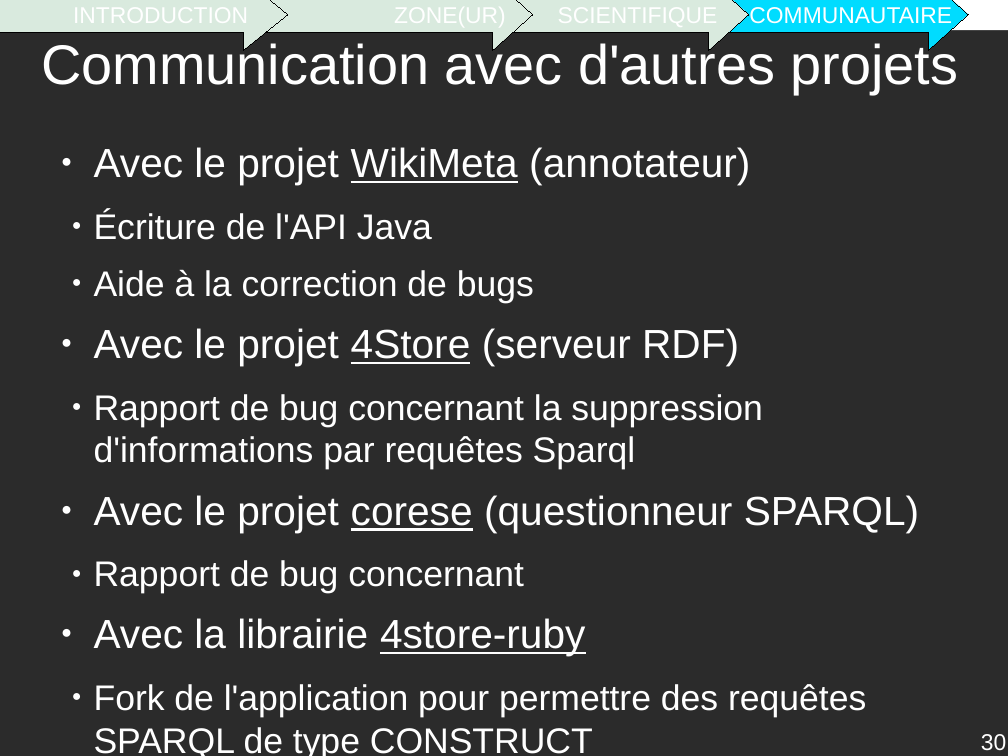
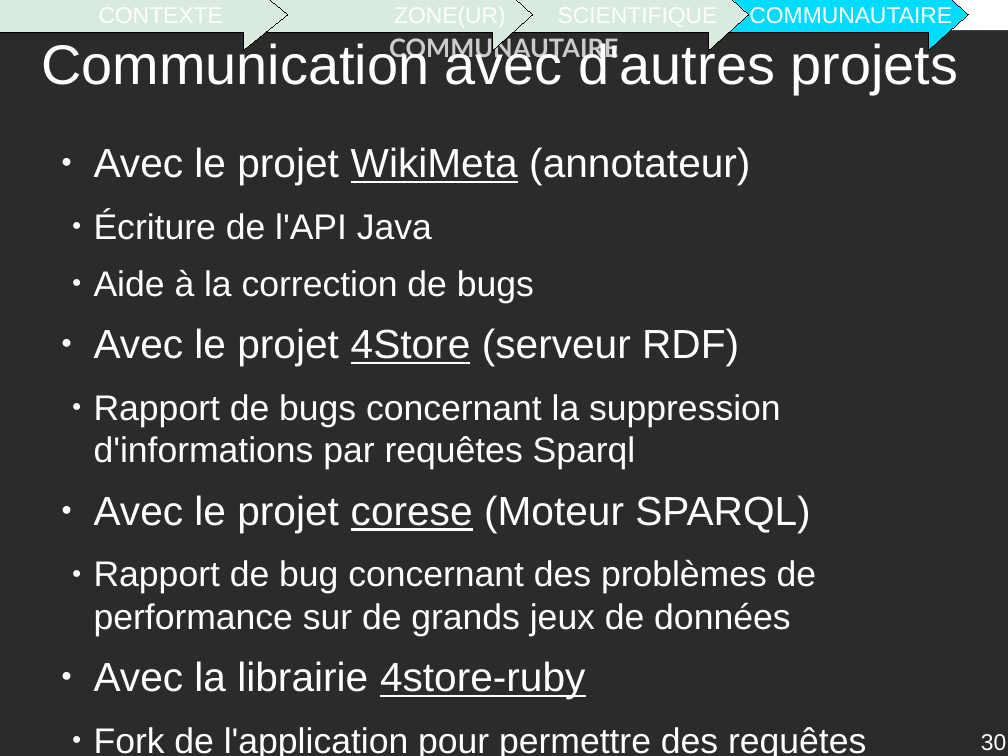
Before and after one commit to descl/ZONE, a slide deck: slide 30 of Rapport/presentation.odp. Drawn at 1008x756 pixels with LibreOffice and Linux fonts; fonts in the diff are those of the drawing; background and template pictures are left out; a plain dark background stands for a picture behind light text. Boxes give left, top, right and bottom in pixels: in the first picture for what was removed or moved away, otherwise in the second. Text is boxed around its words. In the diff, an @@ line names an element or a change of style, - is before the commit and + after.

```diff
--- a/Rapport/presentation.odp
+++ b/Rapport/presentation.odp
@@ text in right arrow at [116, 2, 249, 33]: text changed @@
-INTRODUCTION
+CONTEXTE
@@ text at [389, 36, 618, 63]: text changed @@
-INTRODUCTION ZONE(UR) SCIENTIFIQUE COMMUNAUTAIRE
+CONTEXTE ZONE(UR) SCIENTIFIQUE COMMUNAUTAIRE
@@ text at [94, 394, 817, 636]: text changed @@
-  ● Rapport de bug concernant la suppression d'informations par requêtes Sparql
-● Avec le projet corese (questionneur SPARQL)
-  ● Rapport de bug concernant
+  ● Rapport de bugs concernant la suppression d'informations par requêtes Sparql
+● Avec le projet corese (Moteur SPARQL)
+  ● Rapport de bug concernant des problèmes de performance sur de grands jeux de données
```
Also in this commit, not shown: 30 other slides changed, 6 slides added, 5 slides removed.
